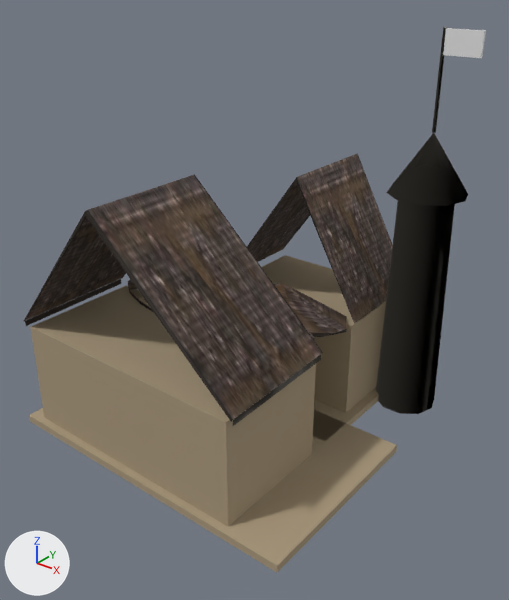
One commit to the glTF model assets/dist/dweller_building_hq/lod2.glb: the scene before it, then after it.
The view is the same before and after, from a 50 mm camera at (6.22, -7.59, 6.74) aimed at (0.32, -0.22, 2.17). Every picture has the same lights, and +X, +Y and +Z are marked at lower left. The picture after the commit comes second. Vertices at exactly the same position are counted once.

The first picture shows 'dweller_building_hq'.
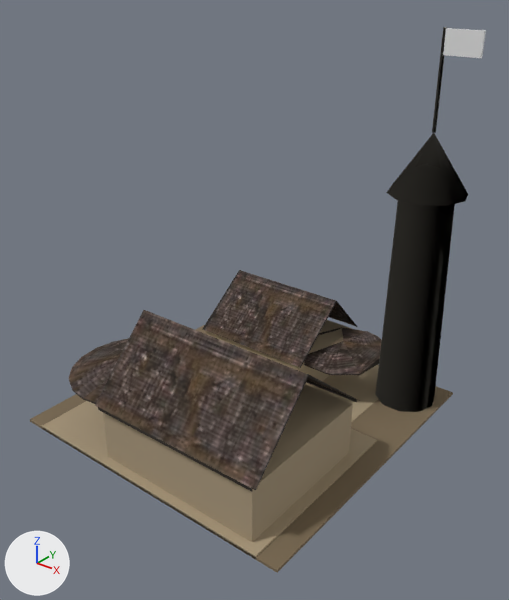
Pixel boxes [x1, y1, x2, y2] of what changed, in the pictures (509 x 600 px):
'dweller_building_hq', reshaped
    before: [23, 27, 486, 573]
    after: [30, 27, 486, 573]
part 1 of me_dweller_building_hq, added (beige)
    after: [103, 385, 353, 542]
part 2 of me_dweller_building_hq, added
    after: [42, 401, 377, 560]
part 3 of me_dweller_building_hq, added
    after: [206, 320, 352, 388]
part 4 of me_dweller_building_hq, added (beige)
    after: [314, 365, 379, 422]
part 5 of me_dweller_building_hq, added (brown)
    after: [69, 338, 129, 404]
part 6 of me_dweller_building_hq, added (brown)
    after: [95, 310, 360, 492]
part 7 of me_dweller_building_hq, added (brown)
    after: [304, 327, 382, 375]
part 8 of me_dweller_building_hq, added (brown)
    after: [203, 270, 357, 368]
part 9 of me_dweller_building_hq, deleted (mostly hidden)
    before: [128, 279, 315, 341]
part 10 of me_dweller_building_hq, deleted
    before: [23, 174, 323, 426]
part 11 of me_dweller_building_hq, deleted
    before: [247, 153, 393, 324]
part 12 of me_dweller_building_hq, deleted (brown)
    before: [274, 283, 347, 337]
part 13 of me_dweller_building_hq, deleted (beige)
    before: [313, 388, 379, 441]
part 14 of me_dweller_building_hq, cut back
    before: [29, 255, 397, 573]
    after: [30, 325, 453, 573]
part 15 of me_dweller_building_hq, recoloured
    both: [30, 420, 277, 572]

The change, as a diff of the scene's bpy script:
```diff
--- a/assets/dist/dweller_building_hq/lod2.glb.py
+++ b/assets/dist/dweller_building_hq/lod2.glb.py
@@ mat_dirt @@
+mat_dirt = principled_material('dirt')
+mat_dirt.base_color = (0.195, 0.144, 0.0844)  # brown #7a6a52
+mat_dirt.roughness = 1.0
@@ me_dweller_building_hq @@
-me_dweller_building_hq.from_pydata(...)  # 193 vertices, 277 faces; spans x -2.5..2.5, y -2.5..2.5, z 0.0..5.9
+me_dweller_building_hq.from_pydata(...)  # 191 vertices, 276 faces; spans x -2.5..2.5, y -2.5..2.5, z 0.0..5.9
+# me_dweller_building_hq part 1: a new loose piece, a box spanning x -0.76..1.99, y -2.35..-0.03, z 0.0..0.93, in mat_wall_proxy (beige #a9987c)
+# me_dweller_building_hq part 2: a new loose piece, a box spanning x -2.165..2.165, y -2.5..0.5, z 0.0..0.064, in mat_wall_proxy (beige #a9987c)
+# me_dweller_building_hq part 3: a new loose piece, a box spanning x -1.47..0.56, y 0.64..2.35, z 0.0..0.69, in mat_wall_proxy (beige #a9987c)
+# me_dweller_building_hq part 4: a new loose piece, a box spanning x -1.6..1.6, y 0.241..2.458, z 0.0..0.048, in mat_wall_proxy (beige #a9987c)
+# me_dweller_building_hq part 5: a new loose piece of 37 vertices spanning x -2.17..-0.09, y -2.4..-0.18, z 0.9..1.19, in mat_roof (picture img_roof_diffuse)
+# me_dweller_building_hq part 6: a new loose piece of 25 vertices spanning x -0.85..2.08, y -2.43..0.04, z 0.93..2.1, in mat_roof (picture img_roof_diffuse)
+# me_dweller_building_hq part 7: a new loose piece of 19 vertices spanning x 0.07..1.56, y 0.79..2.38, z 0.66..0.88, in mat_roof (picture img_roof_diffuse)
+# me_dweller_building_hq part 8: a new loose piece of 16 vertices spanning x -1.54..0.63, y 0.58..2.4, z 0.72..1.55, in mat_roof (picture img_roof_diffuse)
+# me_dweller_building_hq part 9: the loose piece of 41 vertices spanning x -2.33..1.36, y -0.94..0.5, z 1.69..2.25 is deleted
+# me_dweller_building_hq part 10: the loose piece of 28 vertices spanning x -2.38..1.74, y -2.44..-0.41, z 1.76..3.95 is deleted
+# me_dweller_building_hq part 11: the loose piece of 19 vertices spanning x -1.11..1.52, y 0.67..2.45, z 1.79..3.85 is deleted
+# me_dweller_building_hq part 12: the loose piece of 19 vertices spanning x -0.81..1.49, y -0.1..1.13, z 1.64..2.19 is deleted
+# me_dweller_building_hq part 13: the loose piece of 8 vertices spanning x -1.6..1.6, y -0.1..2.5, z 0.0..0.12 is deleted
+# me_dweller_building_hq part 14
+# 20 vertices are removed from x -2.5..2.5, y -2.38..2.4, z 0.0..1.76
+# 34 faces are deleted
+# 2 vertices move from x -2.5..2.5, y -2.5, z 0.12 to x -2.5..2.5, y -2.5, z 0.04
+# 4 vertices are added at (2.5, 2.5, 0.04), (-2.5, 2.5, 0.04), (-2.5, 2.5, 0.0), (2.5, 2.5, 0.0)
+# 10 new faces join them, mat_dirt (brown #7a6a52)
+# me_dweller_building_hq part 15: 2 faces spanning x -2.5..2.5, y -2.5, z 0.0..0.04 switch from mat_wall_proxy (beige #a9987c) to mat_dirt (brown #7a6a52)
 me_dweller_building_hq.materials.append(mat_metal)
```
